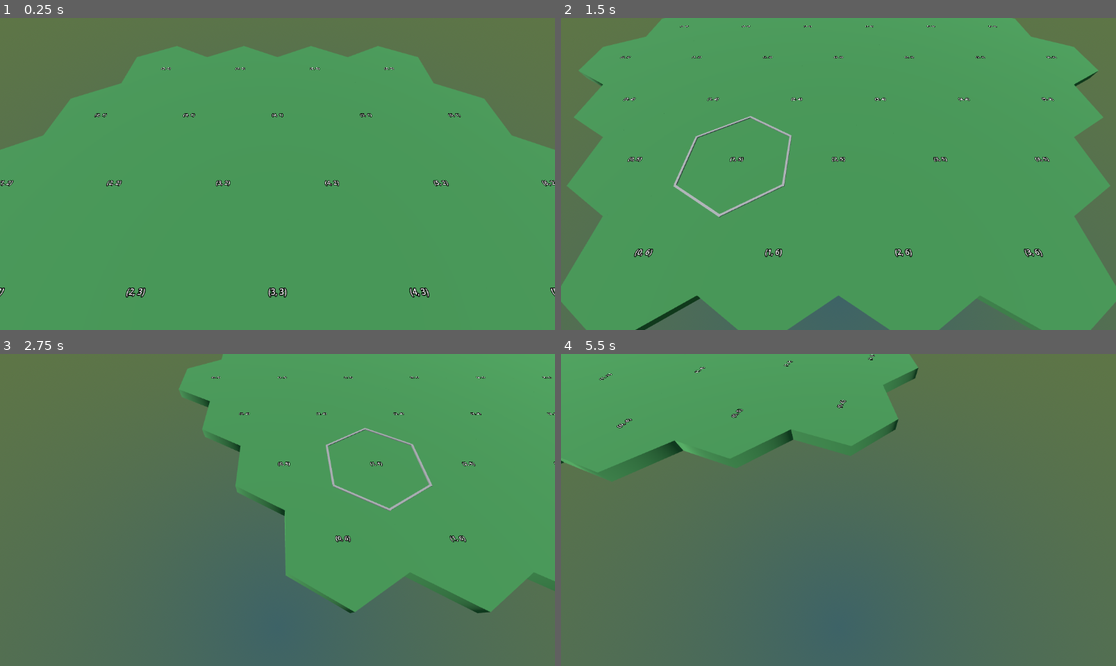
Above: before the commit, frames 1-4 (two rows, left to right).
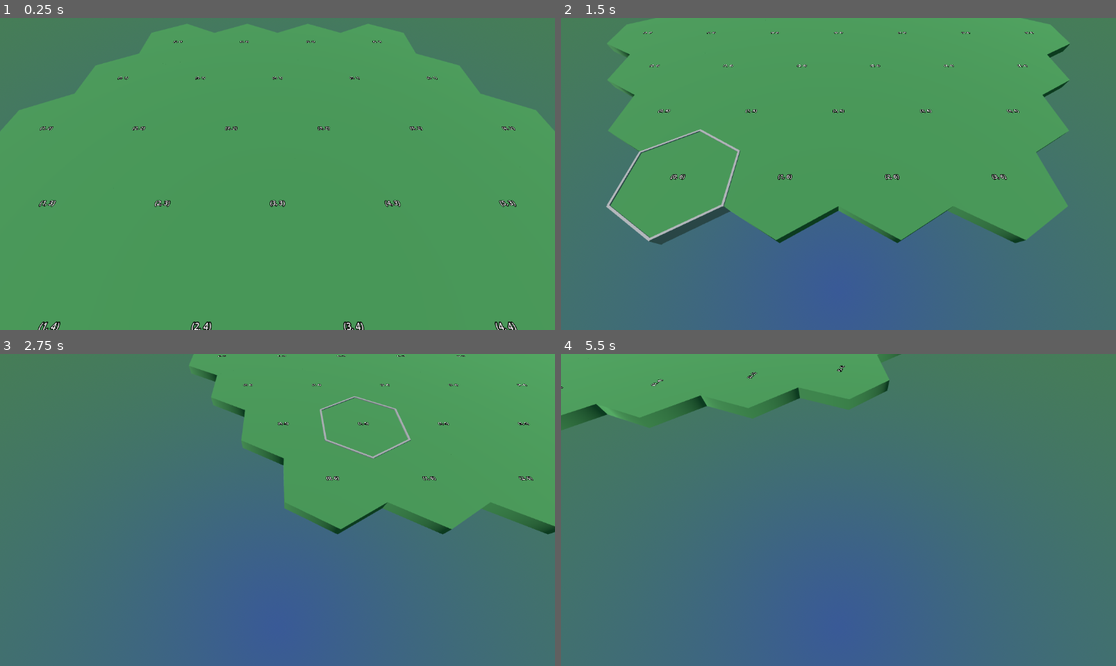
Above: after the commit, the same moments.

Repository: nheeb/spell-tactics
Game: Godot game, scene res://Logic/Main.tscn
The game is run twice, just before and just after one commit, with the same random seed, the same clock (stepped at 60 frames per second) and the same inputs.
Inputs (mouse positions are in pixels of both pictures, inside the frame that each line leads up to):
- Up to frame 1 (0.25 s): no input
- Up to frame 2 (1.5 s): tap Enter at 0.5 s; move the mouse to (960, 158) at 0.52 s; hold S (move_camera_backwards) 0.53-1.28 s; move the mouse to (727, 189) at 1.27 s; tap W (move_camera_forwards) at 1.35 s
- Up to frame 3 (2.75 s): move the mouse to (333, 441) at 2.02 s; hold A (move_camera_left) from 2.03 s (still down)
- Up to frame 4 (5.5 s): move the mouse to (810, 572) at 2.77 s; release A (move_camera_left) at 2.78 s; tap D (move_camera_right) at 2.85 s; move the mouse to (1005, 556) at 3.52 s; hold Q (rotate_camera_anticlockwise) 3.53-4.28 s; move the mouse to (672, 463) at 4.27 s; tap E (rotate_camera_clockwise) at 4.35 s; tap Space at 5 s; move the mouse to (866, 510) at 5.02 s; tap Mouse wheel up (zoom_camera_in) at 5.1 s

The runs differ from the first frame. In frame 1, 8.3% of the frame differs, in the area x 0-100%, y 1-100%; in frame 2, 45%; in frame 3, 62%; in frame 4, 79%, in the area x 0-100%, y 0-100%.

Commit message:
Script Templates Folder

Diff:
--- a/Logic/Game.gd
+++ b/Logic/Game.gd
@@ -1,4 +1,3 @@
-extends Node
 
 enum Energy {  # you guys prefer all caps?
 	Life,
--- /dev/null
+++ b/Logic/Utility.gd
@@ -0,0 +1,36 @@
+
+func remove_y_value(pos: Vector3) -> Vector3:
+	pos.y = 0.0
+	return pos
+
+func no_y_normalized(vec: Vector3) -> Vector3:
+	return remove_y_value(vec).normalized()
+
+func y_plane_dist(pos1: Vector3, pos2: Vector3) -> float:
+	return remove_y_value(pos1).distance_to(remove_y_value(pos2))
+
+func clamp_map(value: float, istart: float, istop: float, ostart: float, ostop: float) -> float:
+	value = clamp(value, istart, istop)
+	return ostart + (ostop - ostart) * ((value - istart) / (istop - istart))
+
+func align_node(node: Node3D, local_direction: Vector3, target_global_direction: Vector3):
+	var current_global_direction := node.global_position.direction_to(node.to_global(local_direction))
+	var cross_direction := current_global_direction.cross(target_global_direction).normalized()
+	if cross_direction.is_normalized():
+		var rotation_angle := current_global_direction.signed_angle_to(target_global_direction, cross_direction)
+		node.rotate(cross_direction, rotation_angle)
+
+func recursive_set_light_layers(node: Node, layers: int):
+	for c in node.get_children():
+		recursive_set_light_layers(c, layers)
+		if c is VisualInstance3D:
+			c.layers = layers
+
+func spawn_instance(packed_scene: PackedScene, position: Vector3, parent: Node = null) -> Node3D:
+	var new_obj = packed_scene.instantiate()
+	if parent == null:
+		Game.world.add_child(new_obj)
+	else:
+		parent.add_child(new_obj)
+	new_obj.global_position = position
+	return new_obj
--- a/Prototype/Prototyping.tscn
+++ b/Prototype/Prototyping.tscn
@@ -7,9 +7,9 @@
 [sub_resource type="ProceduralSkyMaterial" id="ProceduralSkyMaterial_ypriw"]
 sky_horizon_color = Color(0.223529, 0.517647, 0.670588, 1)
 sky_curve = 0.197926
-ground_bottom_color = Color(0.243137, 0.388235, 0.403922, 1)
-ground_horizon_color = Color(0.392157, 0.47451, 0.254902, 1)
-ground_curve = 1.07635
+ground_bottom_color = Color(0.227451, 0.352941, 0.592157, 1)
+ground_horizon_color = Color(0.286275, 0.521569, 0.290196, 1)
+ground_curve = 0.937017
 
 [sub_resource type="Sky" id="Sky_l7vq8"]
 sky_material = SubResource("ProceduralSkyMaterial_ypriw")
@@ -25,7 +25,7 @@
 script = ExtResource("1_wx0wr")
 
 [node name="AnglerPivot" type="Node3D" parent="CameraPivot"]
-transform = Transform3D(1, 0, 0, 0, 0.866026, -0.5, 0, 0.5, 0.866026, 0, 3, 0)
+transform = Transform3D(1, 0, 0, 0, 0.866026, -0.5, 0, 0.5, 0.866026, 0, 3, 1.15758)
 
 [node name="Smoothing" type="Node3D" parent="CameraPivot/AnglerPivot"]
 script = ExtResource("1_mf57j")
--- a/project.godot
+++ b/project.godot
@@ -18,9 +18,11 @@
 [autoload]
 
 Game="*res://Logic/Game.gd"
+Utility="*res://Logic/Utility.gd"
 
 [editor]
 
+script/templates_search_path="res://Logic/ScriptTemplates"
 naming/scene_name_casing=0
 
 [editor_plugins]
Not shown, changed: Addons/smoothing/smoothing.png.import
Not shown, changed: Addons/smoothing/smoothing_2d.png.import
Not shown: 3 places in Assets/Models/Prototype/EmberguardRock.tres that only renumber resources
Not shown, added: Logic/ScriptTemplates/.placeholder
